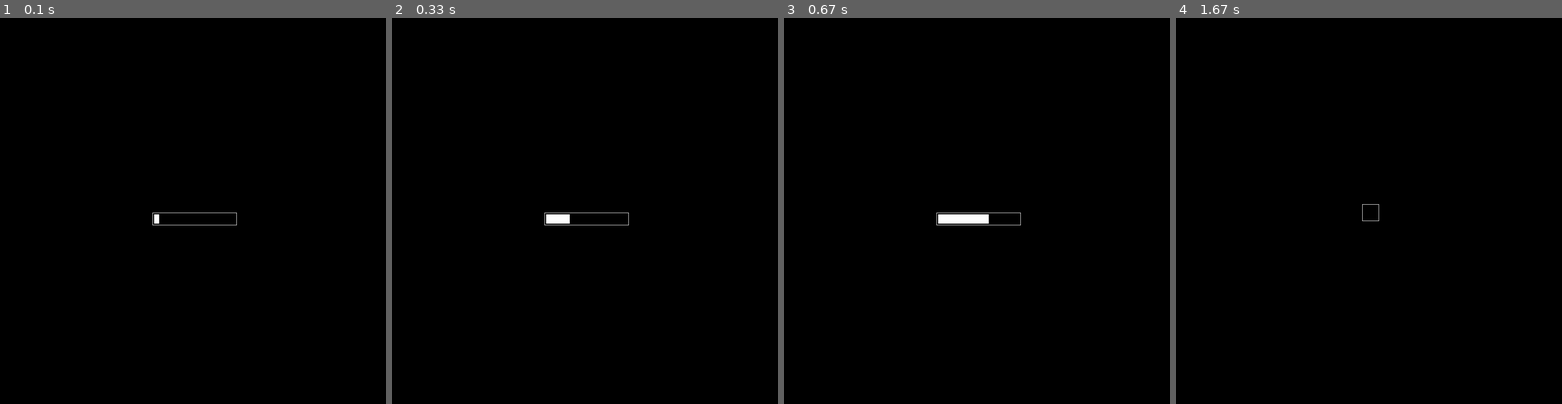
Above: before the commit, frames 1-4 (left to right).
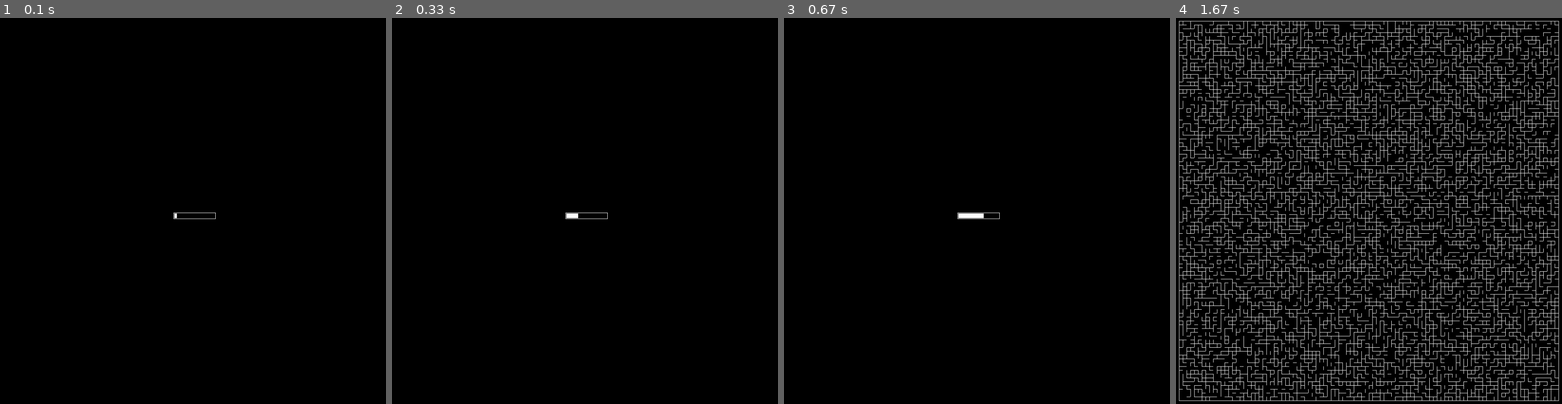
Above: after the commit, the same moments.

Repository: AlexanderNoles/NEA
Game: pygame game, started from MazeRenderer 2.0.py
Two runs of this game, one before a commit and one after it. Both use one fixed random seed, a clock stepped at 60 frames per second and the inputs below.
Inputs:
- Up to frame 1 (0.1 s): no input
- Up to frame 2 (0.33 s): no input
- Up to frame 3 (0.67 s): no input
- Up to frame 4 (1.67 s): no input

The runs differ from the first frame. In frame 1, 0.1% of the frame differs, in the area x 39-62%, y 50-54%; in frame 2, 0.3%; in frame 3, 0.4%; in frame 4, 20%, in the area x 0-100%, y 0-100%.

Commit message:
Basic Maze Renderer Implementation

Diff:
--- /dev/null
+++ b/MazeGenerationNew.py
@@ -0,0 +1,27 @@
+#Each cell in the array/maze stores its x, y, and four ints that indicate the state of the walls
+import random
+
+#How the data is encoded
+empty = 0
+wall = 1
+
+def generate_random_walls(width,height):
+    #Intialize the array
+    maze_array = []
+    for x in range(0,width):
+        maze_array.append([])
+        for y in range(0,height):
+            maze_array[x].append([random.randint(0,1),random.randint(0,1),random.randint(0,1),random.randint(0,1)])
+    return maze_array
+
+def generate_walled_maze(width,height):
+    #Intialize the array
+    maze_array = []
+    for x in range(0,width):
+        maze_array.append([])
+        for y in range(0,height):
+            maze_array[x].append([1,1,1,1]) #Add a blank cell with all four walls
+    #Alter the array to make a maze
+    #The algorithim used should move through the cells at random removing walls untill every cell has been visited
+    #To decide whether a wall is removed check whether a cell has already been connected to one/two other cells
+    return maze_array
--- a/MazeRenderer 2.0.py
+++ b/MazeRenderer 2.0.py
@@ -1,4 +1,6 @@
 import time
+import os                   #Used to hide the initial pygame prompt
+os.environ['PYGAME_HIDE_SUPPORT_PROMPT'] = "hide"
 import pygame               #Used to draw pixels on the screen in a window
 
 #colours
@@ -9,7 +11,8 @@
 default = black             #Equivalent to background colour
 
 #other
-scale = 2 #Has to be an int
+default_line_weight = 1
+scale = 1 #Has to be an int
 debug = False
 
 def play_maze(width,height,title,maze_data):
@@ -42,7 +45,7 @@
         elif loading == False:
             if first_frame == True:
                 first_frame = False
-                draw_maze(width,height,screen)
+                draw_maze([width,height],10,screen,maze_data)
         pygame.display.flip()
         delta_time = time.time() - start_time #delta_time is the time the program took to execute the last frame
     pygame.quit()
@@ -54,6 +57,19 @@
     #Draw actual progress
     draw_rectangle([int(center[0]-width/2)+2,center[1]+2],int((width-4)*progress),11,True,white,screen,window_dimensions)
 
+#Both draw_outline and draw_rectangle could be combined down into a just draw_rectangle (however that can be done at a later date)
+def draw_outline(startpos,width,height,colour,screen,window_dimensions,list_one):
+    width = alter_to_fit_scale(width)
+    height = alter_to_fit_scale(height)
+    for i in range(0,len(startpos)):
+        startpos[i] = alter_coords_to_fit_scale(startpos[i],int((window_dimensions[i])/2))
+    for x in range(startpos[0],startpos[0]+width):
+        for y in range(startpos[1],startpos[1]+height):
+            if (x in range(startpos[0]+list_one[0],startpos[0]+width-list_one[1])) and (y in range(startpos[1]+list_one[2],startpos[1]+height-list_one[3])):
+                pass
+            else:
+                screen.set_at((x,y),colour)
+
 def draw_rectangle(startpos,width,height,fill,colour,screen,window_dimensions,*args):
     #Draws a rectangle based around 0,0 (screen center), for best use don't redraw things that are already drawn (i.e. stagnant sprites, like the maze)
     width = alter_to_fit_scale(width)
@@ -64,9 +80,14 @@
         for y in range(startpos[1],startpos[1]+height):
             screen.set_at((x,y),colour)
     if not fill:
-        for x in range(startpos[0]+args[0],startpos[0]+width-args[0]):
-            for y in range(startpos[1]+args[0],startpos[1]+height-args[0]):
-                screen.set_at((x,y),default)
+        try:  #This allows rectangles to not be filled with the weight of thier lines controlled by args[0] (if it's entered as an int)
+            for x in range(startpos[0]+args[0],startpos[0]+width-args[0]):
+                for y in range(startpos[1]+args[0],startpos[1]+height-args[0]):
+                    screen.set_at((x,y),default)
+        except: #Allows different sides of the cube to have different line weights controlled by args[0] (if it's entered as a list of ints)
+            for x in range(startpos[0]+args[0][0],startpos[0]+width-args[0][1]):
+                for y in range(startpos[1]+args[0][2],startpos[1]+height-args[0][3]):
+                    screen.set_at((x,y),default)
 
 def alter_to_fit_scale(value):
     #Alters any variable to fit game scale
@@ -76,9 +97,22 @@
     #Makes coords relative to the center and fits them to game scale
     return (full + (value*scale))
 
-def draw_maze(width,height,screen):
-    #This function will draw the maze based on maze data generated in the maze generation scripts (currently no data can be passed as the maze generation scripts need to be rewritten)
-    draw_rectangle([int(0-20/2),int(0-20/2)],20,20,False,white,screen,[width,height],1)
-    pass
+def draw_maze(window_dimensions,cube_size,screen,maze_data):
+    #This function will draw the maze based on maze data generated in the maze generation script
+    #Content of maze#
+    maze_width = len(maze_data) * (cube_size / 1.1) #Divided by 1.1 to shift maze into proper place when cubes slightly overlap each other (represented by the offsets being cube_size-1)
+    maze_height = len(maze_data[0]) * (cube_size / 1.1)
+    offsety = 0
+    offsetx = 0
+    for x in range(0,len(maze_data)):
+        for y in range(0, len(maze_data[x])):
+            draw_rectangle([int(0-(maze_height/2)+offsetx),int((-maze_width/2)+offsety)],cube_size,cube_size,False,white,screen,window_dimensions,maze_data[x][y])
+            offsetx += cube_size-1
+        offsety += cube_size-1
+        offsetx = 0
+    #Maze Shell#
+    draw_outline([int(0-maze_height/2),int(0-maze_width/2)],((cube_size-1)*len(maze_data[0])),((cube_size-1)*len(maze_data)),white,screen,window_dimensions,[1,1,1,1])
 
-play_maze(1000,1000,"Test Maze","")
+from MazeGenerationNew import generate_random_walls
+maze_data = generate_random_walls(100,100)
+play_maze(1000,1000,"Test Maze",maze_data)
